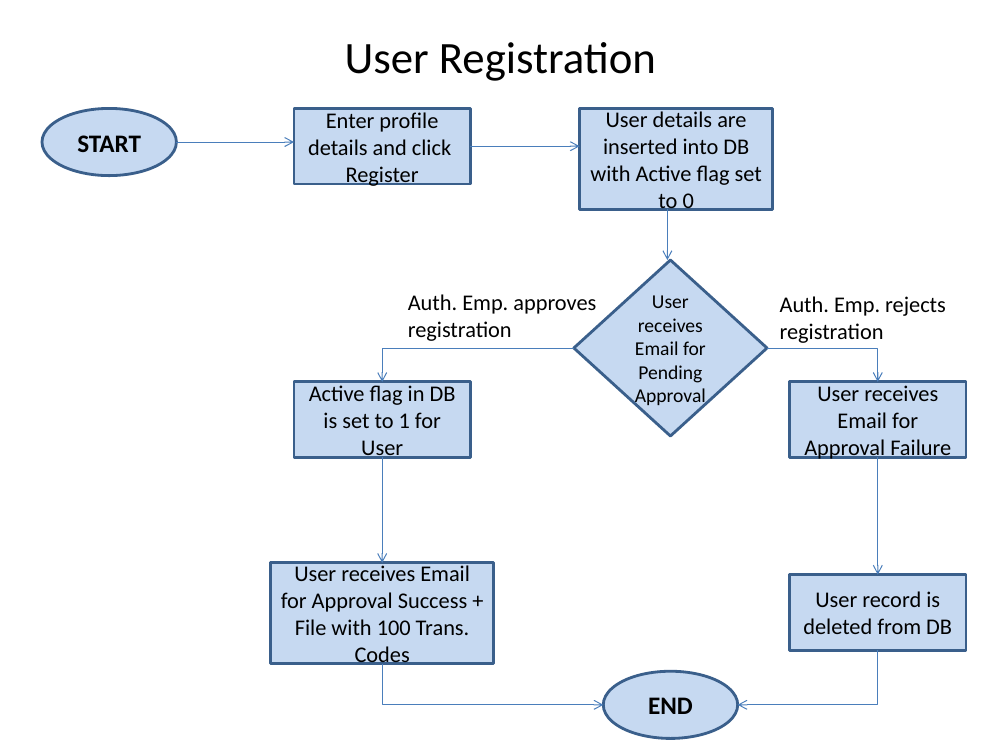
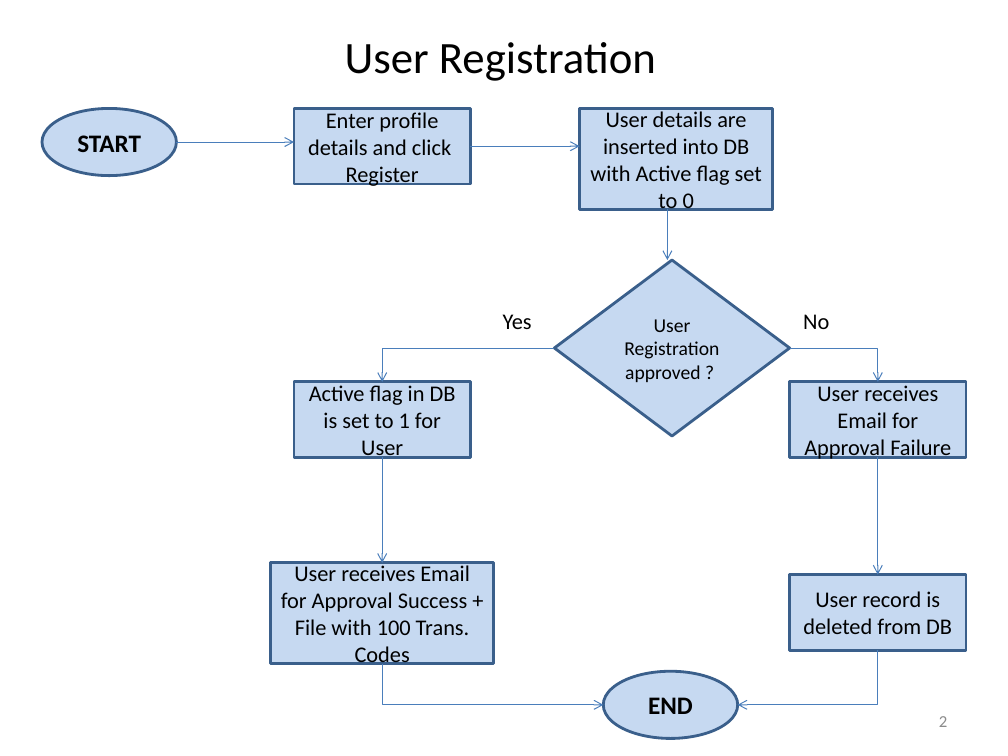
Before and after one commit to kwuerl/secure-coding-team-8, a slide deck: slide 2 of Phase1.pptx. Drawn at 1008x756 pixels with LibreOffice and Linux fonts; fonts in the diff are those of the drawing. Boxes give left, top, right and bottom in pixels: in the first picture for what was removed or moved away, otherwise in the second. Text is boxed around its words. In the diff, an @@ line names an element or a change of style, - is before the commit and + after.

```diff
--- a/Phase1.pptx
+++ b/Phase1.pptx
@@ diamond "User Registration approved ?": place and size @@
-diamond "User Registration approved ?" at [574,260,767,436]
+diamond "User Registration approved ?" at [554,260,789,436]
@@ text at [503,314,532,329]: text changed @@
-Auth. Emp. approves
-registration
+Yes
@@ text in diamond at [624,319,719,382]: text changed @@
-User receives Email for Pending Approval
+User Registration approved ?
@@ text at [803,314,829,329]: text changed @@
-Auth. Emp. rejects
-registration
+No
@@ elbow arrow moved from (574, 348) - (382, 382) to (554, 348) - (382, 382) @@
@@ elbow arrow moved from (767, 348) - (878, 382) to (789, 348) - (878, 382) @@
@@ page number added at [939,716,947,727], 12 pt, text #8C8C8C @@
+2
```
Also in this commit, not shown: 4 other slides changed, 1 slide added.
